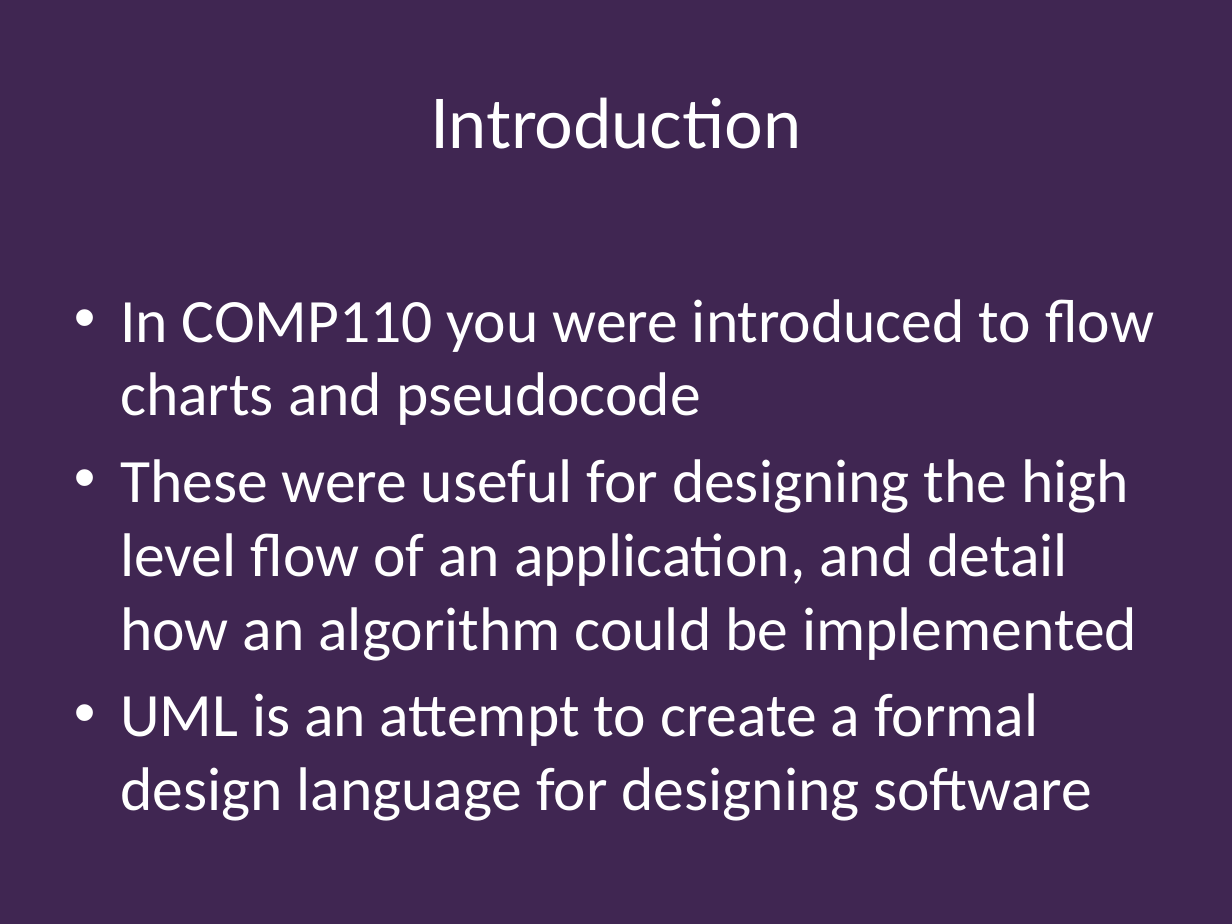
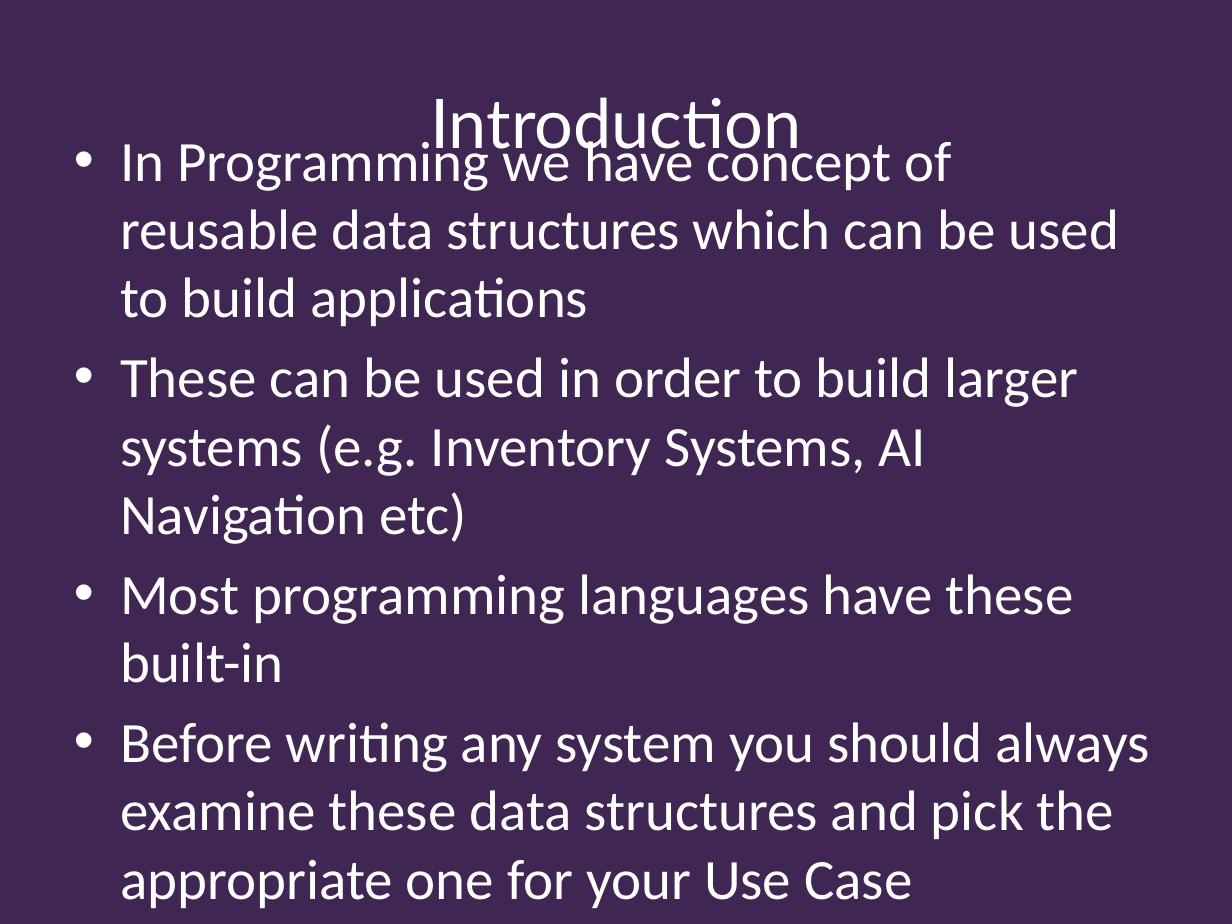
Before and after one commit to Falmouth-Games-Academy/bsc-course-materials, a slide deck: slide 5 of COMP140/05/2019-20-COMP140-05-lecture.pptx (slide 4 before the commit). Drawn at 1232x924 pixels with LibreOffice and Linux fonts; fonts in the diff are those of the drawing; background and template pictures are left out. Boxes give left, top, right and bottom in pixels: in the first picture for what was removed or moved away, otherwise in the second. Text is boxed around its words. In the diff, an @@ line names an element or a change of style, - is before the commit and + after.

Commit message:
Uploaded final iteration, will check before monday

```diff
--- a/COMP140/05/2019-20-COMP140-05-lecture.pptx
+++ b/COMP140/05/2019-20-COMP140-05-lecture.pptx
@@ text at [120,209,1149,908]: text changed; size 36 to 33.3 pt @@
-• In COMP110 you were introduced to flow charts and pseudocode
-• These were useful for designing the high level flow of an application, and detail how an algorithm could be implemented
-• UML is an attempt to create a formal design language for designing software
+• In Programming we have concept of reusable data structures which can be used to build applications
+• These can be used in order to build larger systems (e.g. Inventory Systems, AI Navigation etc)
+• Most programming languages have these built-in
+• Before writing any system you should always examine these data structures and pick the appropriate one for your Use Case
```
Also in this commit, not shown: 3 other slides changed, 1 slide added, 29 slides removed, 24 other files.
